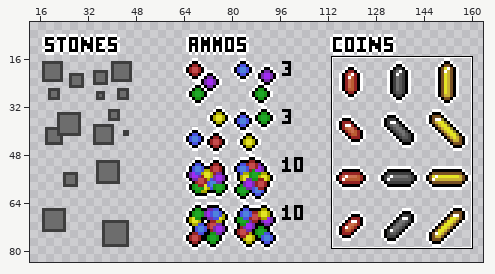
Two versions of one sprite sheet, data/img/props.png. The first picture is a wide view before the edit; the outline marks the close-up.
Close-up. Old version:
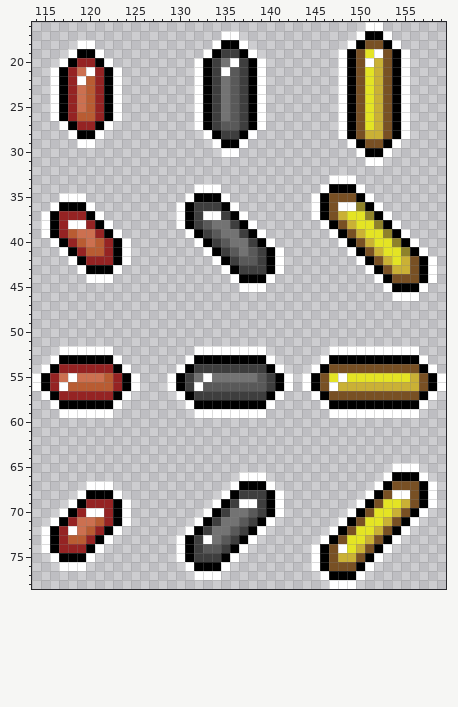
The file is 192x128 pixels. Shown: x 114..159, y 16..78. The wide view leaves out empty margins.
New version:
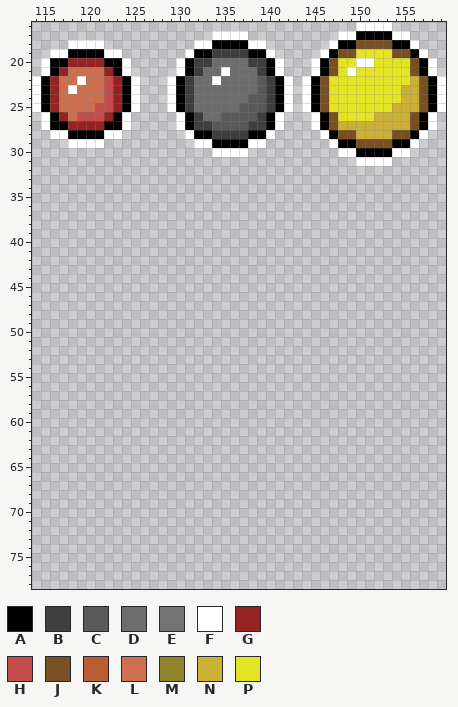
Palette (. is transparent): A #000000  B #3e3e3e  C #595959  D #6d6d6d  E #737373  F #ffffff  G #952323  H #c54c4c  J #785024  K #b95c32  L #cc7050  M #8e822a  N #cab135  P #e4e424
Change:
@@ x 114..159 @@
-16 .....................................FF.......
-17 .....................FF.............FAAF......
-18 .....FF.............FAAF...........FAJJAF.....
-19 ....FAAF...........FABBAF.........FAJPFJAF....
-20 ...FAGGAF.........FABEFBAF........FAJFNJAF....
-21 ..FAGLFGAF........FABFCBAF........FAJPNJAF....
-22 ..FAGFKGAF........FABECBAF........FAJPNJAF....
-23 ..FAGLKGAF........FABECBAF........FAJPNJAF....
-24 ..FAGLKGAF........FABECBAF........FAJPNJAF....
-25 ..FAGLKGAF........FABECBAF........FAJPNJAF....
-26 ..FAGKKGAF........FABECBAF........FAJPNJAF....
-27 ...FAGGAF.........FABCCBAF........FAJPNJAF....
-28 ....FAAF...........FABBAF.........FAJNNJAF....
-29 .....FF.............FAAF...........FAJJAF.....
-30 .....................FF.............FAAF......
-31 .....................................FF.......
+16 ....................................FFFF......
+17 ....................FFFF..........FFAAAAFF....
+18 ....FFFF..........FFAAAAFF.......FAAJJJJAAF...
+19 ..FFAAAAFF.......FAABBBBAAF.....FAJJPPPPJJAF..
+20 .FAAGGGGAAF.....FABBDDDDBBAF...FAJPPFFPPPPJAF.
+21 .FAGLLLLGAF.....FABDDFDDDBAF...FAJPFPPPPPPJAF.
+22 FAGLLFLLHGAF...FABDDFDDDDCBAF.FAJPPPPPPPPPNJAF
+23 FAGLFLLLHGAF...FABDDDDDDDCBAF.FAJPPPPPPPPNNJAF
+24 FAGLLLLLHGAF...FABDDDDDDCCBAF.FAJPPPPPPPPNNJAF
+25 FAGLLLLHHGAF...FABDDDDDCCCBAF.FAJPPPPPPPNNNJAF
+26 .FAGLHHHGAF.....FABDDCCCCBAF...FAJPPPPNNNNJAF.
+27 .FAAGGGGAAF.....FABBCCCCBBAF...FAJNNNNNNNNJAF.
+28 ..FFAAAAFF.......FAABBBBAAF.....FAJJNNNNJJAF..
+29 ....FFFF..........FFAAAAFF.......FAAJJJJAAF...
+30 ....................FFFF..........FFAAAAFF....
+31 ....................................FFFF......
 32 ..............................................
-33 .................................FFF..........
-34 ..................FFF...........FAAAF.........
-35 ...FFF...........FAAAF.........FAJJJAF........
-36 ..FAAAF.........FABBBAF........FAJFFMAF.......
-37 .FAGGGAF........FABFFBAF.......FAJNPPMAF......
-38 .FAGFFGAF.......FABCEEBAF.......FAJNPPMAF.....
-39 .FAGKLLGAF.......FABCEEBAF.......FAJNPPMAF....
-40 ..FAGKLKGAF.......FABCEEBAF.......FAJNPPMAF...
-41 ...FAGKKGAF........FABCECBAF.......FAJNPPMAF..
-42 ....FAGGGAF.........FABCCBAF........FAJNPNJAF.
-43 .....FAAAF...........FABBBAF.........FAJNNJAF.
-44 ......FFF.............FAAAF...........FAJJJAF.
-45 .......................FFF.............FAAAF..
-46 ........................................FFF...
+33 ..............................................
+34 ..............................................
+35 ..............................................
+36 ..............................................
+37 ..............................................
+38 ..............................................
+39 ..............................................
+40 ..............................................
+41 ..............................................
+42 ..............................................
+43 ..............................................
+44 ..............................................
+45 ..............................................
+46 ..............................................
 47 ..............................................
@@ x 114..159 @@
 51 ..............................................
-52 ...FFFFFF.........FFFFFFFF.......FFFFFFFFFF...
-53 ..FAAAAAAF.......FAAAAAAAAF.....FAAAAAAAAAAF..
-54 .FAGGGGGGAF.....FABBBBBBBBAF...FAJJJJJJJJJJAF.
-55 FAGLFLLLKGAF...FABEFEEEEECBAF.FAJPFPPPPPPPNJAF
-56 FAGFKKKKKGAF...FABFCCCCCCCBAF.FAJFNNNNNNNNNJAF
-57 .FAGGGGGGAF.....FABBBBBBBBAF...FAJJJJJJJJJJAF.
-58 ..FAAAAAAF.......FAAAAAAAAF.....FAAAAAAAAAAF..
-59 ...FFFFFF.........FFFFFFFF.......FFFFFFFFFF...
+52 ..............................................
+53 ..............................................
+54 ..............................................
+55 ..............................................
+56 ..............................................
+57 ..............................................
+58 ..............................................
+59 ..............................................
 60 ..............................................
@@ x 114..159 @@
 64 ..............................................
-65 ........................................FFF...
-66 .......................FFF.............FAAAF..
-67 ......FFF.............FAAAF...........FAJJJAF.
-68 .....FAAAF...........FABBBAF.........FAJFFJAF.
-69 ....FAGGGAF.........FABFFBAF........FAJPPNJAF.
-70 ...FAGFFGAF........FABEECBAF.......FAJPPNJAF..
-71 ..FAGLLKGAF.......FABEECBAF.......FAJPPNJAF...
-72 .FAGFLKGAF.......FABEECBAF.......FAJPPNJAF....
-73 .FAGKKGAF.......FABFECBAF.......FAJPPNJAF.....
-74 .FAGGGAF........FABCCBAF.......FAJFPNJAF......
-75 ..FAAAF.........FABBBAF........FAJNNJAF.......
-76 ...FFF...........FAAAF.........FAJJJAF........
-77 ..................FFF...........FAAAF.........
-78 .................................FFF..........
+65 ..............................................
+66 ..............................................
+67 ..............................................
+68 ..............................................
+69 ..............................................
+70 ..............................................
+71 ..............................................
+72 ..............................................
+73 ..............................................
+74 ..............................................
+75 ..............................................
+76 ..............................................
+77 ..............................................
+78 ..............................................
